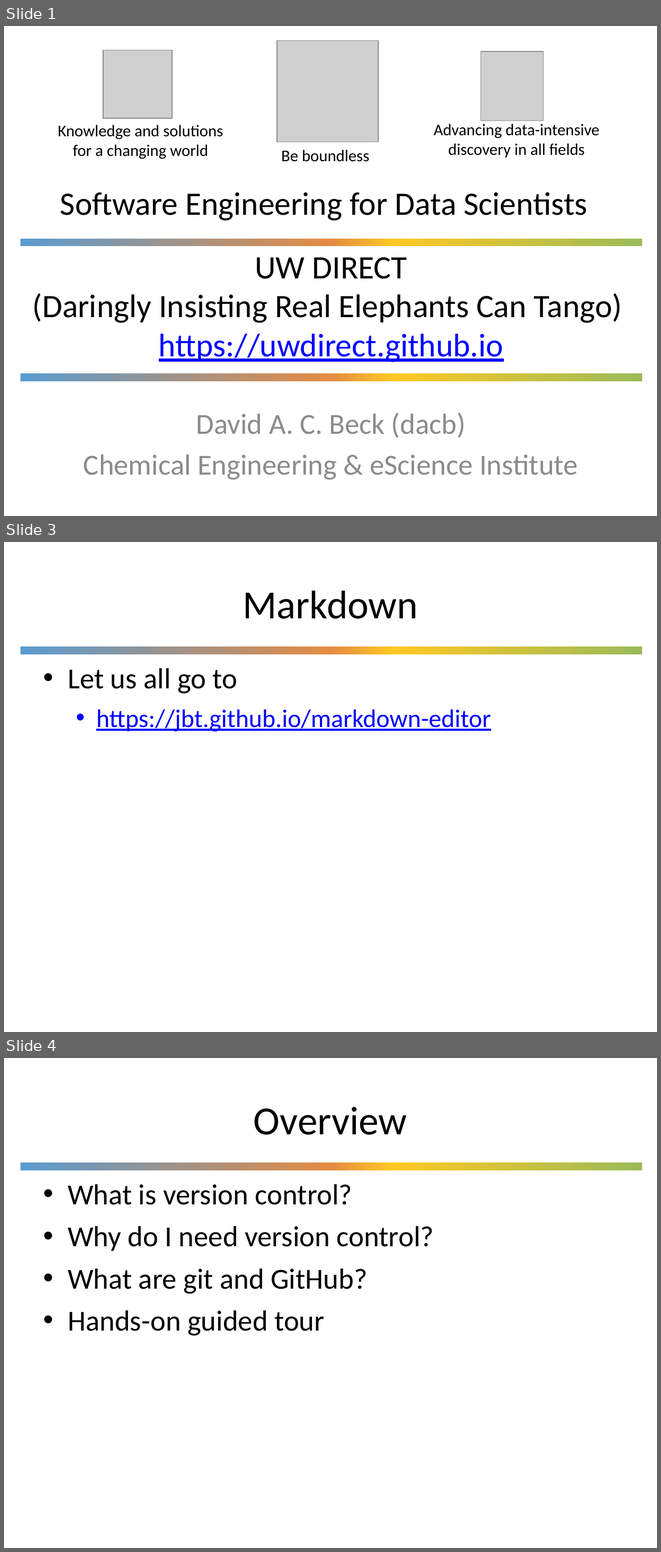
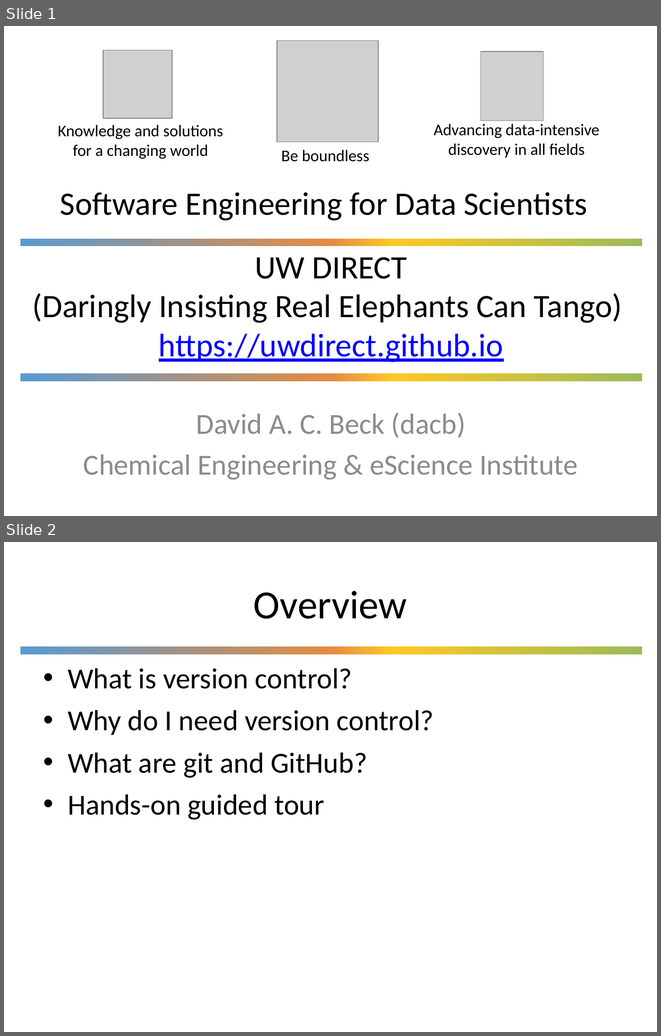
Before and after one commit to UWDIRECT/UWDIRECT.github.io, a slide deck: Wi18_content/SEDS/L3.Version_Control_p2.pptx. Shown one above the other, each under a label of ours: slides 1, 3 and 4 before the commit, slides 1 and 2 after it; the slides between them are not shown. The pictures are 661x1552 and 661x1036 pixels, drawn with LibreOffice and Linux fonts; fonts in the diff are those of the drawing; grey boxes stand for pictures; background and template pictures are left out. Boxes give left, top, right and bottom in pixels: in the first picture for what was removed or moved away, otherwise in the second. Text is boxed around its words. In the diff, an @@ line names an element or a change of style, - is before the commit and + after.

```diff
--- a/Wi18_content/SEDS/L3.Version_Control_p2.pptx
+++ b/Wi18_content/SEDS/L3.Version_Control_p2.pptx
@@ slide 3 removed at [4, 542, 657, 1032], background #FFFFFF; not listed: 1 template element that a slide beside it also shows @@
@@ title removed at [242, 590, 418, 619] @@
-Markdown
@@ text removed at [68, 668, 491, 732] @@
-• Let us all go to
-  • https://jbt.github.io/markdown-editor
@@ what was slide 4 is now slide 2 @@
```
Also in this commit, not shown: 1 other slide removed.
